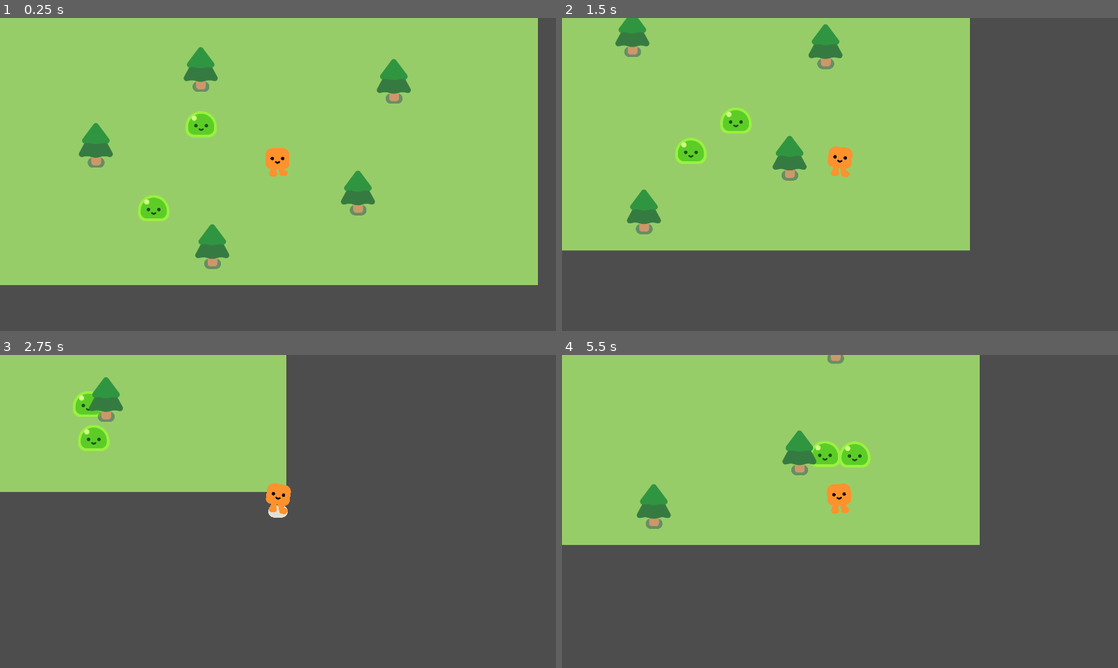
Above: before the commit, frames 1-4 (two rows, left to right).
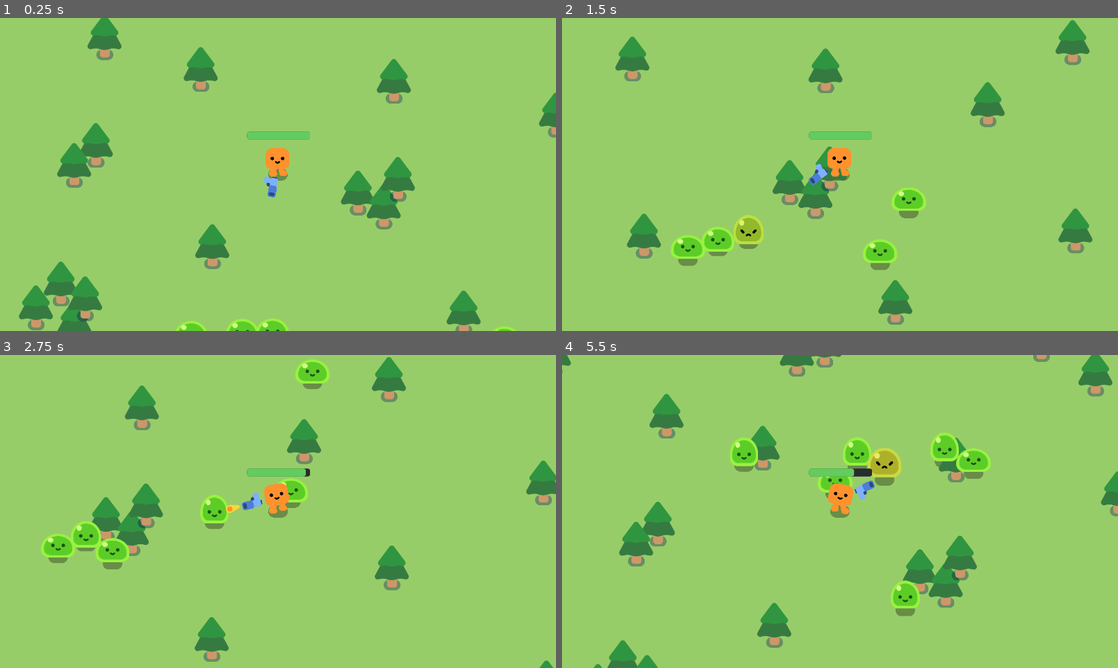
Above: after the commit, the same moments.

Repository: Farfi55/vampire-survivor-clone
Game: Godot game, scene res://survivors_game.tscn
The game is run twice, just before and just after one commit, with the same random seed, the same clock (stepped at 60 frames per second) and the same inputs.
Inputs:
- Up to frame 1 (0.25 s): no input
- Up to frame 2 (1.5 s): hold D (move_right) 0.53-1.28 s; hold S (move_down) from 1.28 s (still down)
- Up to frame 3 (2.75 s): release S (move_down) at 2.03 s; hold D (move_right) from 2.03 s (still down)
- Up to frame 4 (5.5 s): release D (move_right) at 2.78 s; hold W (move_up) 2.78-3.53 s; hold A (move_left) 3.53-5.03 s; hold S (move_down) from 5.03 s (still down)

The runs differ from the first frame. In frame 1, 21% of the frame differs, in the area x 0-100%, y 0-100%; in frame 2, 53%; in frame 3, 79%; in frame 4, 61%.

Commit message:
completed tutorial, Thanks @GDQuest https://www.youtube.com/watch?v=GwCiGixlqiU

Diff:
--- /dev/null
+++ b/bullet.gd
@@ -0,0 +1,25 @@
+extends Area2D
+
+@export var speed: float = 1000.0
+@export var range = 1200.0
+
+var travelled_distance: float = 0
+
+func _physics_process(delta: float) -> void:
+	var direction = Vector2.RIGHT.rotated(rotation)
+	var position_change: Vector2 = speed * delta * direction
+	position += position_change
+
+	travelled_distance += speed * delta
+	if travelled_distance >= range:
+		queue_free()
+
+
+
+
+func _on_body_entered(body: Node2D) -> void:
+	# destroyes the node on the next frame, so we can still do stuff after this line
+	queue_free()
+
+	if body.has_method("take_damage"):
+		body.take_damage(1)
--- /dev/null
+++ b/bullet.tscn
@@ -0,0 +1,22 @@
+[gd_scene load_steps=4 format=3 uid="uid://c3mlcnqu2m1ys"]
+
+[ext_resource type="Script" path="res://bullet.gd" id="1_4bgrx"]
+[ext_resource type="Texture2D" uid="uid://dftkbqwsfd68r" path="res://pistol/projectile.png" id="1_183o2"]
+
+[sub_resource type="CircleShape2D" id="CircleShape2D_71yrs"]
+radius = 18.0
+
+[node name="Bullet" type="Area2D"]
+top_level = true
+collision_layer = 0
+collision_mask = 3
+script = ExtResource("1_4bgrx")
+
+[node name="Projectile" type="Sprite2D" parent="."]
+position = Vector2(-11, -1)
+texture = ExtResource("1_183o2")
+
+[node name="CollisionShape2D" type="CollisionShape2D" parent="."]
+shape = SubResource("CircleShape2D_71yrs")
+
+[connection signal="body_entered" from="." to="." method="_on_body_entered"]
--- a/characters/happy_boo/happy_boo.tscn
+++ b/characters/happy_boo/happy_boo.tscn
@@ -585,13 +585,13 @@
 
 [node name="AnimationPlayer" type="AnimationPlayer" parent="."]
 unique_name_in_owner = true
-playback_default_blend_time = 0.2
 libraries = {
 "": SubResource("AnimationLibrary_wrcpu")
 }
+playback_default_blend_time = 0.2
 
 [node name="GroundShadow" type="Sprite2D" parent="."]
-modulate = Color(0.898039, 0.878431, 0.831373, 1)
+modulate = Color(0, 0, 0, 0.313726)
 z_index = -1
 z_as_relative = false
 scale = Vector2(0.8, 0.8)
--- a/characters/mob.gd
+++ b/characters/mob.gd
@@ -1,8 +1,33 @@
 extends CharacterBody2D
 
 @onready var player: Player = get_node("/root/Game/Player")
+@onready var slime: Node2D = %Slime
+
+@export var max_health: int = 5
+@onready var health: int = max_health
+
+func _ready() -> void:
+	slime.play_walk()
 
 func _physics_process(delta: float) -> void:
 	var direction = global_position.direction_to(player.global_position)
 	velocity = direction * 300.0
 	move_and_slide()
+
+func take_damage(damage: int) -> void:
+	if damage < 0:
+		push_error("tried to take negative damage", damage)
+		return
+
+	health -= damage
+	slime.play_hurt()
+
+	if health <= 0:
+		die()
+
+func die() -> void:
+	const SMOKE_EXPLOSION = preload("res://smoke_explosion/smoke_explosion.tscn")
+	var smoke = SMOKE_EXPLOSION.instantiate()
+	get_parent().add_child(smoke)
+	smoke.global_position = global_position
+	queue_free()
--- a/characters/mob.tscn
+++ b/characters/mob.tscn
@@ -7,9 +7,12 @@
 radius = 52.0096
 
 [node name="Mob" type="CharacterBody2D"]
+collision_layer = 2
+collision_mask = 3
 script = ExtResource("1_k03sc")
 
 [node name="Slime" parent="." instance=ExtResource("1_j6lxf")]
+unique_name_in_owner = true
 
 [node name="CollisionShape2D" type="CollisionShape2D" parent="."]
 position = Vector2(0, -30)
--- a/characters/player.gd
+++ b/characters/player.gd
@@ -1,8 +1,22 @@
 extends CharacterBody2D
 class_name Player
 
+@export var max_health: float = 100.0
+@onready var health: float = max_health
+
+@export var damage_rate: float = 10.0
+
+@onready var progress_bar: ProgressBar = %ProgressBar
+
 @onready var happy_boo: Node2D = %HappyBoo
+@onready var hurt_box: Area2D = %HurtBox
 
+signal health_depleted
+
+func _ready() -> void:
+	health = max_health
+	progress_bar.max_value = max_health
+	progress_bar.value = health
 
 func _physics_process(_delta: float) -> void:
 	var direction = Input.get_vector("move_left", "move_right", "move_up", "move_down")
@@ -13,3 +27,10 @@
 		happy_boo.play_walk_animation()
 	else:
 		happy_boo.play_idle_animation()
+
+	var overlapping_mobs = hurt_box.get_overlapping_bodies()
+	if overlapping_mobs.size() > 0:
+		health -= damage_rate * overlapping_mobs.size() * _delta
+		if health <= 0:
+			health_depleted.emit()
+		progress_bar.value = health
--- a/characters/player.tscn
+++ b/characters/player.tscn
@@ -1,10 +1,28 @@
-[gd_scene load_steps=4 format=3 uid="uid://sbrfuii3jh1d"]
+[gd_scene load_steps=8 format=3 uid="uid://sbrfuii3jh1d"]
 
 [ext_resource type="PackedScene" uid="uid://pbmyh1qru7p" path="res://characters/happy_boo/happy_boo.tscn" id="1_l6m58"]
 [ext_resource type="Script" path="res://characters/player.gd" id="1_qenj3"]
+[ext_resource type="PackedScene" uid="uid://crosyky2jesis" path="res://gun.tscn" id="3_s0jh5"]
+
+[sub_resource type="CircleShape2D" id="CircleShape2D_fsi70"]
+radius = 38.0526
 
 [sub_resource type="CircleShape2D" id="CircleShape2D_t8ljw"]
 radius = 32.0156
+
+[sub_resource type="StyleBoxFlat" id="StyleBoxFlat_1np38"]
+bg_color = Color(0.152941, 0.168627, 0.188235, 1)
+corner_radius_top_left = 8
+corner_radius_top_right = 8
+corner_radius_bottom_right = 8
+corner_radius_bottom_left = 8
+
+[sub_resource type="StyleBoxFlat" id="StyleBoxFlat_8tmd2"]
+bg_color = Color(0.388235, 0.8, 0.372549, 1)
+corner_radius_top_left = 8
+corner_radius_top_right = 8
+corner_radius_bottom_right = 8
+corner_radius_bottom_left = 8
 
 [node name="Player" type="CharacterBody2D"]
 script = ExtResource("1_qenj3")
@@ -12,7 +30,30 @@
 [node name="HappyBoo" parent="." instance=ExtResource("1_l6m58")]
 unique_name_in_owner = true
 
+[node name="HurtBox" type="Area2D" parent="."]
+unique_name_in_owner = true
+collision_layer = 0
+collision_mask = 2
+
+[node name="CollisionShape2D" type="CollisionShape2D" parent="HurtBox"]
+shape = SubResource("CircleShape2D_fsi70")
+debug_color = Color(0.788235, 0.427451, 0.0901961, 0.419608)
+
 [node name="CollisionShape2D" type="CollisionShape2D" parent="."]
 shape = SubResource("CircleShape2D_t8ljw")
 
 [node name="Camera2D" type="Camera2D" parent="."]
+
+[node name="Gun" parent="." instance=ExtResource("3_s0jh5")]
+position = Vector2(0, -47)
+
+[node name="ProgressBar" type="ProgressBar" parent="."]
+unique_name_in_owner = true
+offset_left = -107.0
+offset_top = -148.0
+offset_right = 111.0
+offset_bottom = -121.0
+theme_override_styles/background = SubResource("StyleBoxFlat_1np38")
+theme_override_styles/fill = SubResource("StyleBoxFlat_8tmd2")
+value = 100.0
+show_percentage = false
--- a/characters/slime/slime.tscn
+++ b/characters/slime/slime.tscn
@@ -215,7 +215,7 @@
 script = ExtResource("1_87y5x")
 
 [node name="GroundShadow" type="Sprite2D" parent="."]
-modulate = Color(0.898039, 0.878431, 0.831373, 1)
+modulate = Color(0, 0, 0, 0.313726)
 z_index = -1
 z_as_relative = false
 scale = Vector2(0.8, 0.8)
--- /dev/null
+++ b/gun.gd
@@ -0,0 +1,22 @@
+extends Area2D
+
+@onready var shooting_point: Marker2D = %ShootingPoint
+
+
+func _physics_process(delta: float) -> void:
+	var enemies_in_range = get_overlapping_bodies()
+	if enemies_in_range.size() > 0:
+		var target_enemy = enemies_in_range[0]
+		look_at(target_enemy.global_position)
+
+func shoot() -> void:
+	const BULLET = preload("res://bullet.tscn")
+	var bullet = BULLET.instantiate()
+
+	bullet.global_position = shooting_point.global_position
+	bullet.global_rotation = shooting_point.global_rotation
+	shooting_point.add_child(bullet)
+
+
+func _on_timer_timeout() -> void:
+	shoot()
--- /dev/null
+++ b/gun.tscn
@@ -0,0 +1,31 @@
+[gd_scene load_steps=4 format=3 uid="uid://crosyky2jesis"]
+
+[ext_resource type="Texture2D" uid="uid://cswb5do8rrj7q" path="res://pistol/pistol.png" id="1_7no0j"]
+[ext_resource type="Script" path="res://gun.gd" id="1_x7lda"]
+
+[sub_resource type="CircleShape2D" id="CircleShape2D_beexy"]
+radius = 919.313
+
+[node name="Gun" type="Area2D"]
+collision_layer = 0
+collision_mask = 2
+script = ExtResource("1_x7lda")
+
+[node name="CollisionShape2D" type="CollisionShape2D" parent="."]
+shape = SubResource("CircleShape2D_beexy")
+
+[node name="WeaponPivot" type="Marker2D" parent="."]
+
+[node name="Pistol" type="Sprite2D" parent="WeaponPivot"]
+position = Vector2(92, 11)
+texture = ExtResource("1_7no0j")
+
+[node name="ShootingPoint" type="Marker2D" parent="WeaponPivot/Pistol"]
+unique_name_in_owner = true
+position = Vector2(26, -11)
+
+[node name="Timer" type="Timer" parent="."]
+wait_time = 0.3
+autostart = true
+
+[connection signal="timeout" from="Timer" to="." method="_on_timer_timeout"]
--- /dev/null
+++ b/survivors_game.gd
@@ -0,0 +1,23 @@
+extends Node2D
+@onready var path_follow_2d: PathFollow2D = %PathFollow2D
+
+func _ready() -> void:
+	for x in 5:
+		spawn_mob()
+
+func spawn_mob() -> void:
+	var new_mob = preload("res://characters/mob.tscn").instantiate()
+	path_follow_2d.progress_ratio = randf()
+	new_mob.global_position = path_follow_2d.global_position
+	add_child(new_mob)
+
+
+
+
+func _on_timer_timeout() -> void:
+	spawn_mob()
+
+
+func _on_player_health_depleted() -> void:
+	%GameOver.visible = true
+	get_tree().paused = true
--- a/survivors_game.tscn
+++ b/survivors_game.tscn
@@ -1,38 +1,261 @@
-[gd_scene load_steps=4 format=3 uid="uid://bx42qb1l1jh4q"]
-
+[gd_scene load_steps=5 format=3 uid="uid://bx42qb1l1jh4q"]
+
+[ext_resource type="Script" path="res://survivors_game.gd" id="1_nayrw"]
 [ext_resource type="PackedScene" uid="uid://sbrfuii3jh1d" path="res://characters/player.tscn" id="1_qti8j"]
 [ext_resource type="PackedScene" uid="uid://744m1f8r7ec5" path="res://trees/pine_tree.tscn" id="2_2tx30"]
-[ext_resource type="PackedScene" uid="uid://ctbqa4euu7w1i" path="res://characters/mob.tscn" id="3_kmrkt"]
+
+[sub_resource type="Curve2D" id="Curve2D_k5uua"]
+_data = {
+"points": PackedVector2Array(0, 0, 0, 0, -128, 95, 0, 0, 0, 0, 2117, 92, 0, 0, 0, 0, 2120, 1384, 0, 0, 0, 0, -134, 1387, 0, 0, 0, 0, -128, 95)
+}
+point_count = 5
 
 [node name="Game" type="Node2D"]
 y_sort_enabled = true
-
-[node name="ColorRect" type="ColorRect" parent="."]
-offset_left = -1.0
-offset_right = 1913.0
-offset_bottom = 1102.0
+script = ExtResource("1_nayrw")
+
+[node name="CanvasLayer" type="CanvasLayer" parent="."]
+layer = -20
+
+[node name="ColorRect" type="ColorRect" parent="CanvasLayer"]
+anchors_preset = 15
+anchor_right = 1.0
+anchor_bottom = 1.0
+grow_horizontal = 2
+grow_vertical = 2
 color = Color(0.592157, 0.803922, 0.407843, 1)
 
 [node name="Player" parent="." instance=ExtResource("1_qti8j")]
 position = Vector2(1015, 720)
 
-[node name="PineTree" parent="." instance=ExtResource("2_2tx30")]
+[node name="Path2D" type="Path2D" parent="Player"]
+position = Vector2(-1015, -720)
+curve = SubResource("Curve2D_k5uua")
+
+[node name="PathFollow2D" type="PathFollow2D" parent="Player/Path2D"]
+unique_name_in_owner = true
+position = Vector2(-128, 95)
+rotation = -0.0013363
+
+[node name="Timer" type="Timer" parent="."]
+autostart = true
+
+[node name="GameOver" type="CanvasLayer" parent="."]
+unique_name_in_owner = true
+visible = false
+
+[node name="ColorRect" type="ColorRect" parent="GameOver"]
+anchors_preset = 15
+anchor_right = 1.0
+anchor_bottom = 1.0
+grow_horizontal = 2
+grow_vertical = 2
+color = Color(0, 0, 0, 0.337255)
+
+[node name="Label" type="Label" parent="GameOver/ColorRect"]
+layout_mode = 1
+anchors_preset = 8
+anchor_left = 0.5
+anchor_top = 0.5
+anchor_right = 0.5
+anchor_bottom = 0.5
+offset_left = -396.5
+offset_top = -103.5
+offset_right = 396.5
+offset_bottom = 103.5
+grow_horizontal = 2
+grow_vertical = 2
+theme_override_font_sizes/font_size = 151
+text = "Game over"
+horizontal_alignment = 1
+
+[node name="Trees" type="Node2D" parent="."]
+
+[node name="PineTree" parent="Trees" instance=ExtResource("2_2tx30")]
 position = Vector2(387, 679)
 
-[node name="PineTree2" parent="." instance=ExtResource("2_2tx30")]
+[node name="PineTree2" parent="Trees" instance=ExtResource("2_2tx30")]
 position = Vector2(749, 417)
 
-[node name="PineTree3" parent="." instance=ExtResource("2_2tx30")]
+[node name="PineTree3" parent="Trees" instance=ExtResource("2_2tx30")]
 position = Vector2(789, 1028)
 
-[node name="PineTree4" parent="." instance=ExtResource("2_2tx30")]
+[node name="PineTree4" parent="Trees" instance=ExtResource("2_2tx30")]
 position = Vector2(1416, 458)
 
-[node name="PineTree5" parent="." instance=ExtResource("2_2tx30")]
+[node name="PineTree5" parent="Trees" instance=ExtResource("2_2tx30")]
 position = Vector2(1292, 843)
 
-[node name="Mob" parent="." instance=ExtResource("3_kmrkt")]
-position = Vector2(683, 548)
-
-[node name="Mob2" parent="." instance=ExtResource("3_kmrkt")]
-position = Vector2(515, 897)
+[node name="PineTree6" parent="Trees" instance=ExtResource("2_2tx30")]
+position = Vector2(1381, 891)
+
+[node name="PineTree7" parent="Trees" instance=ExtResource("2_2tx30")]
+position = Vector2(1430, 796)
+
+[node name="PineTree8" parent="Trees" instance=ExtResource("2_2tx30")]
+position = Vector2(2279, 1010)
+
+[node name="PineTree9" parent="Trees" instance=ExtResource("2_2tx30")]
+position = Vector2(1657, 1257)
+
+[node name="PineTree10" parent="Trees" instance=ExtResource("2_2tx30")]
+position = Vector2(738, 1438)
+
+[node name="PineTree11" parent="Trees" instance=ExtResource("2_2tx30")]
+position = Vector2(266, 1157)
+
+[node name="PineTree12" parent="Trees" instance=ExtResource("2_2tx30")]
+position = Vector2(180, 1239)
+
+[node name="PineTree13" parent="Trees" instance=ExtResource("2_2tx30")]
+position = Vector2(313, 1291)
+
+[node name="PineTree14" parent="Trees" instance=ExtResource("2_2tx30")]
+position = Vector2(350, 1208)
+
+[node name="PineTree15" parent="Trees" instance=ExtResource("2_2tx30")]
+position = Vector2(312, 748)
+
+[node name="PineTree16" parent="Trees" instance=ExtResource("2_2tx30")]
+position = Vector2(417, 307)
+
+[node name="PineTree17" parent="Trees" instance=ExtResource("2_2tx30")]
+position = Vector2(28, 93)
+
+[node name="PineTree18" parent="Trees" instance=ExtResource("2_2tx30")]
+position = Vector2(-119, 97)
+
+[node name="PineTree19" parent="Trees" instance=ExtResource("2_2tx30")]
+position = Vector2(-48, -22)
+
+[node name="PineTree20" parent="Trees" instance=ExtResource("2_2tx30")]
+position = Vector2(79, -59)
+
+[node name="PineTree21" parent="Trees" instance=ExtResource("2_2tx30")]
+position = Vector2(194, -106)
+
+[node name="PineTree22" parent="Trees" instance=ExtResource("2_2tx30")]
+position = Vector2(963, 62)
+
+[node name="PineTree23" parent="Trees" instance=ExtResource("2_2tx30")]
+position = Vector2(867, 93)
+
+[node name="PineTree24" parent="Trees" instance=ExtResource("2_2tx30")]
+position = Vector2(733, -241)
+
+[node name="PineTree25" parent="Trees" instance=ExtResource("2_2tx30")]
+position = Vector2(1314, -125)
+
+[node name="PineTree26" parent="Trees" instance=ExtResource("2_2tx30")]
+position = Vector2(1692, -276)
+
+[node name="PineTree27" parent="Trees" instance=ExtResource("2_2tx30")]
+position = Vector2(1626, -396)
+
+[node name="PineTree28" parent="Trees" instance=ExtResource("2_2tx30")]
+position = Vector2(1830, -457)
+
+[node name="PineTree29" parent="Trees" instance=ExtResource("2_2tx30")]
+position = Vector2(1752, -358)
+
+[node name="PineTree30" parent="Trees" instance=ExtResource("2_2tx30")]
+position = Vector2(1055, -465)
+
+[node name="PineTree31" parent="Trees" instance=ExtResource("2_2tx30")]
+position = Vector2(2029, -109)
+
+[node name="PineTree32" parent="Trees" instance=ExtResource("2_2tx30")]
+position = Vector2(1711, 42)
+
+[node name="PineTree33" parent="Trees" instance=ExtResource("2_2tx30")]
+position = Vector2(1898, 161)
+
+[node name="PineTree34" parent="Trees" instance=ExtResource("2_2tx30")]
+position = Vector2(2206, -375)
+
+[node name="PineTree35" parent="Trees" instance=ExtResource("2_2tx30")]
+position = Vector2(2516, 80)
+
+[node name="PineTree36" parent="Trees" instance=ExtResource("2_2tx30")]
+position = Vector2(2269, 360)
+
+[node name="PineTree37" parent="Trees" instance=ExtResource("2_2tx30")]
+position = Vector2(1976, 574)
+
+[node name="PineTree38" parent="Trees" instance=ExtResource("2_2tx30")]
+position = Vector2(2802, 717)
+
+[node name="PineTree39" parent="Trees" instance=ExtResource("2_2tx30")]
+position = Vector2(3133, 239)
+
+[node name="PineTree40" parent="Trees" instance=ExtResource("2_2tx30")]
+position = Vector2(2813, 1407)
+
+[node name="PineTree41" parent="Trees" instance=ExtResource("2_2tx30")]
+position = Vector2(2053, 1619)
+
+[node name="PineTree42" parent="Trees" instance=ExtResource("2_2tx30")]
+position = Vector2(1265, 1899)
+
+[node name="PineTree43" parent="Trees" instance=ExtResource("2_2tx30")]
+position = Vector2(817, 1547)
+
+[node name="PineTree44" parent="Trees" instance=ExtResource("2_2tx30")]
+position = Vector2(889, 1455)
+
+[node name="PineTree45" parent="Trees" instance=ExtResource("2_2tx30")]
+position = Vector2(401, 1647)
+
+[node name="PineTree46" parent="Trees" instance=ExtResource("2_2tx30")]
+position = Vector2(-143, 1663)
+
+[node name="PineTree47" parent="Trees" instance=ExtResource("2_2tx30")]
+position = Vector2(-391, 1303)
+
+[node name="PineTree48" parent="Trees" instance=ExtResource("2_2tx30")]
+position = Vector2(-343, 1219)
+
+[node name="PineTree49" parent="Trees" instance=ExtResource("2_2tx30")]
+position = Vector2(-487, 1135)
+
+[node name="PineTree50" parent="Trees" instance=ExtResource("2_2tx30")]
+position = Vector2(-331, 803)
+
+[node name="PineTree51" parent="Trees" instance=ExtResource("2_2tx30")]
+position = Vector2(-487, 607)
+
+[node name="PineTree52" parent="Trees" instance=ExtResource("2_2tx30")]
+position = Vector2(-695, 67)
+
+[node name="PineTree53" parent="Trees" instance=ExtResource("2_2tx30")]
+position = Vector2(-911, 691)
+
+[node name="PineTree54" parent="Trees" instance=ExtResource("2_2tx30")]
+position = Vector2(-891, 1491)
+
+[node name="PineTree55" parent="Trees" instance=ExtResource("2_2tx30")]
+position = Vector2(-211, 2139)
+
+[node name="PineTree56" parent="Trees" instance=ExtResource("2_2tx30")]
+position = Vector2(669, 2303)
+
+[node name="PineTree57" parent="Trees" instance=ExtResource("2_2tx30")]
+position = Vector2(-239, -337)
+
+[node name="PineTree58" parent="Trees" instance=ExtResource("2_2tx30")]
+position = Vector2(357, -653)
+
+[node name="PineTree59" parent="Trees" instance=ExtResource("2_2tx30")]
+position = Vector2(825, -781)
+
+[node name="PineTree60" parent="Trees" instance=ExtResource("2_2tx30")]
+position = Vector2(937, -813)
+
+[node name="PineTree61" parent="Trees" instance=ExtResource("2_2tx30")]
+position = Vector2(829, -941)
+
+[node name="PineTree62" parent="Trees" instance=ExtResource("2_2tx30")]
+position = Vector2(1629, -833)
+
+[connection signal="health_depleted" from="Player" to="." method="_on_player_health_depleted"]
+[connection signal="timeout" from="Timer" to="." method="_on_timer_timeout"]
